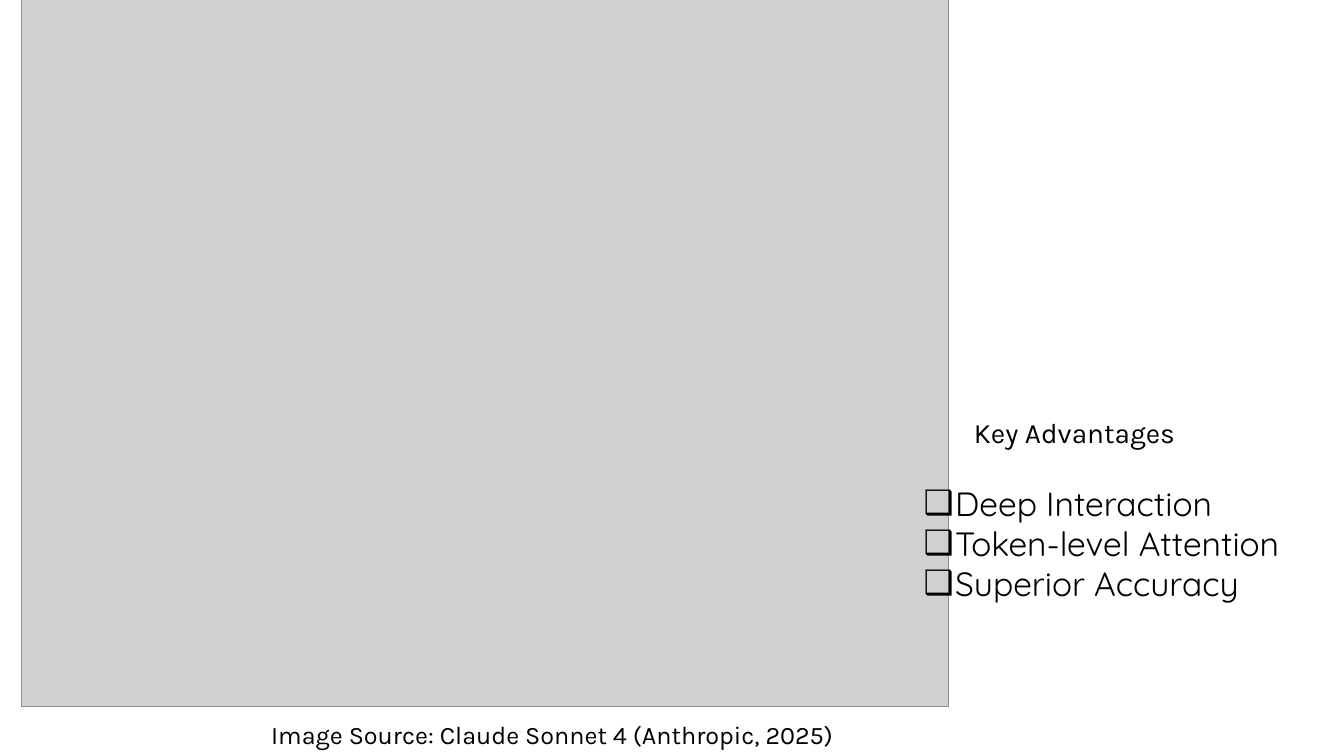
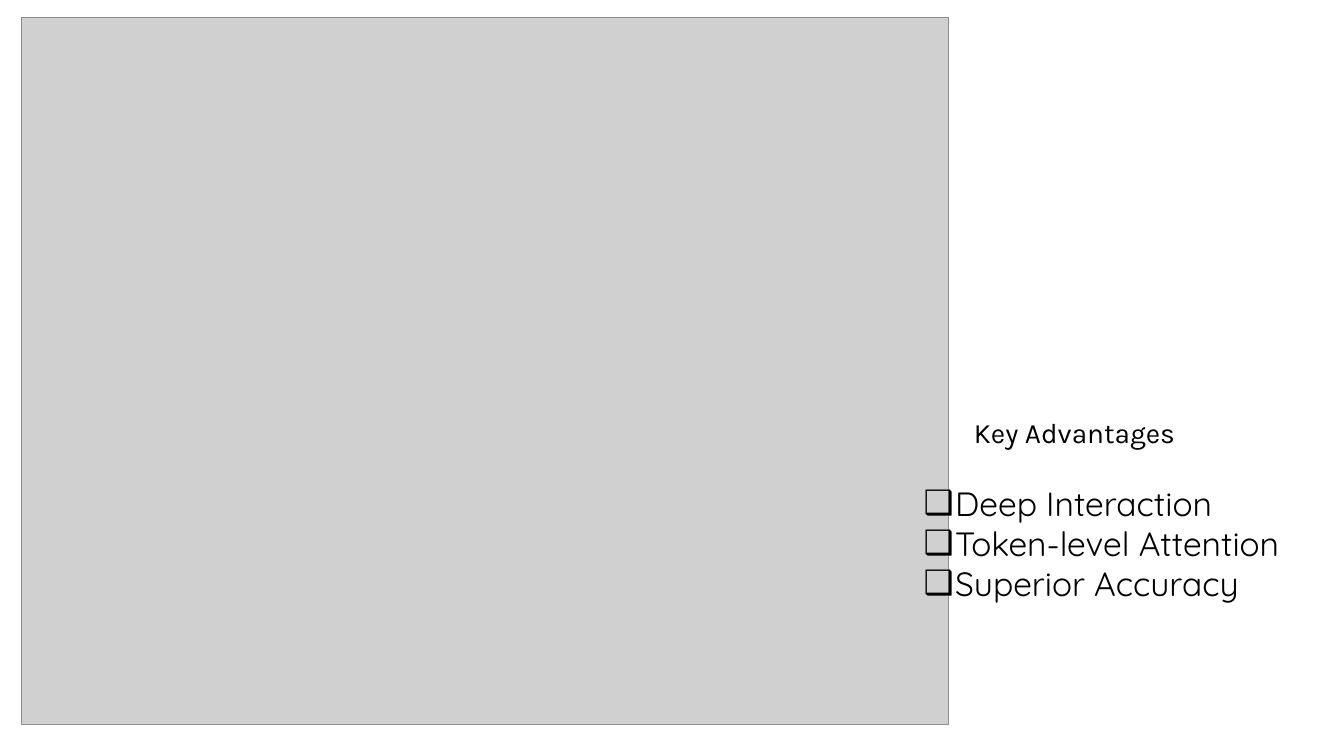
Before and after one commit to skfrost19/cross-encoder-modal, a slide deck: slide 7 of cross_encoder/thesis/Thesis_presentation.pptx. Drawn at 1344x756 pixels with LibreOffice and Linux fonts; fonts in the diff are those of the drawing; grey boxes stand for pictures; background and template pictures are left out. Boxes give left, top, right and bottom in pixels: in the first picture for what was removed or moved away, otherwise in the second. Text is boxed around its words. In the diff, an @@ line names an element or a change of style, - is before the commit and + after.

```diff
--- a/cross_encoder/thesis/Thesis_presentation.pptx
+++ b/cross_encoder/thesis/Thesis_presentation.pptx
@@ picture: place and size @@
-picture at box(21, 0, 949, 707)
+picture at box(21, 17, 949, 724)
@@ text removed at box(271, 726, 833, 750) @@
-Image Source: Claude Sonnet 4 (Anthropic, 2025)
```
Also in this commit, not shown: 13 other slides changed, 1 other file.
